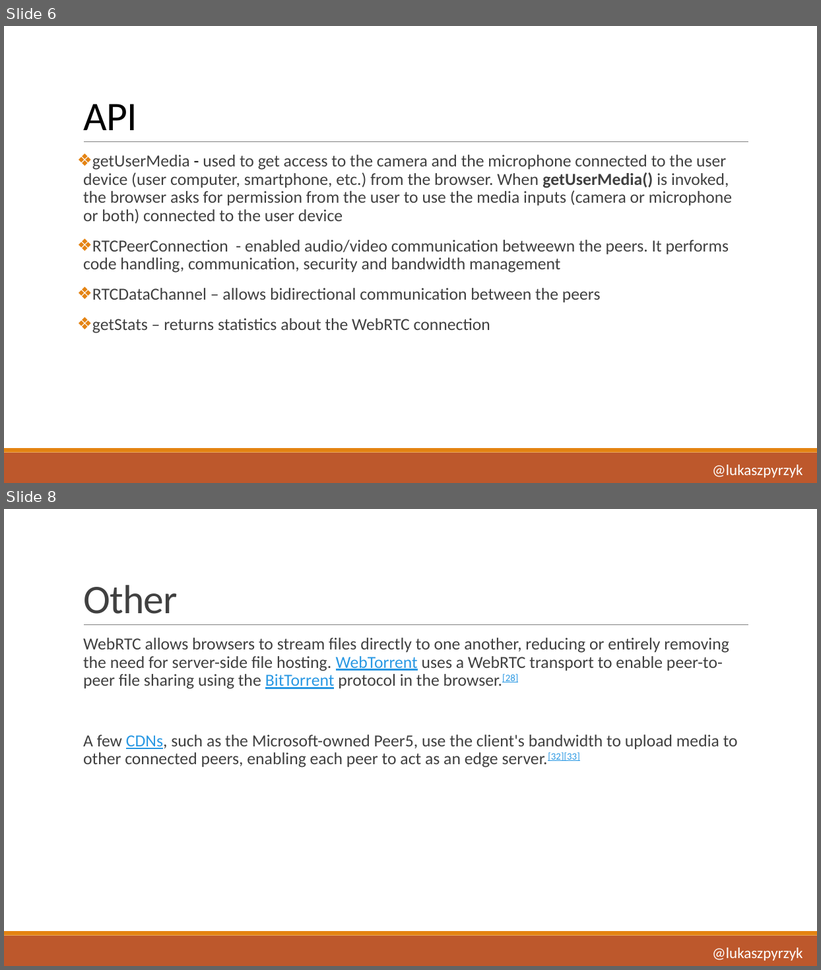
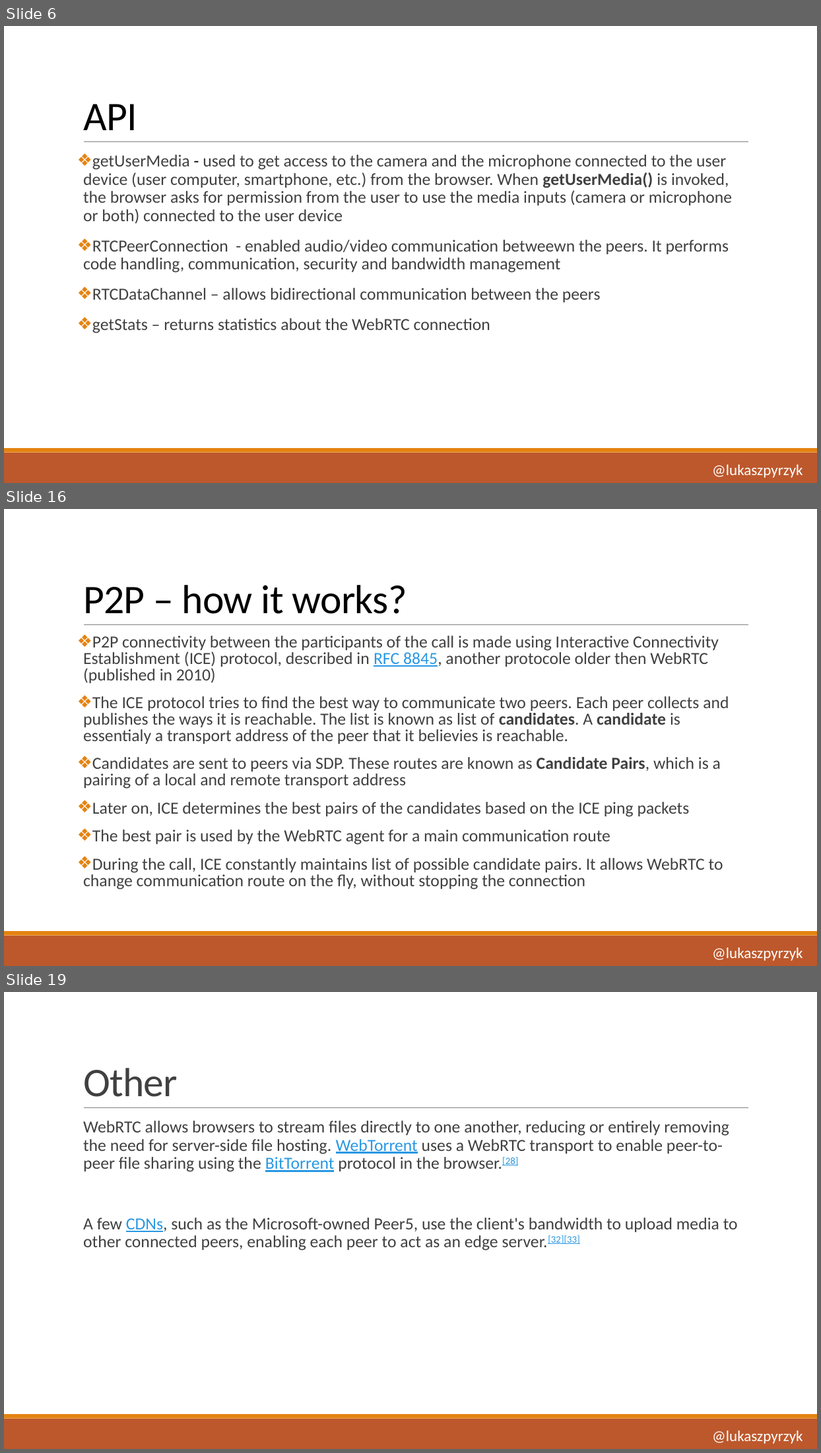
Before and after one commit to lukasz-pyrzyk/webrtc-dotnet, a slide deck: WebRTC with.pptx. Shown one above the other, each under a label of ours: slides 6 and 8 before the commit, slides 6, 16 and 19 after it; the slides between them are not shown. The pictures are 821x970 and 821x1453 pixels, drawn with LibreOffice and Linux fonts; fonts in the diff are those of the drawing. Boxes give left, top, right and bottom in pixels: in the first picture for what was removed or moved away, otherwise in the second. Text is boxed around its words. In the diff, an @@ line names an element or a change of style, - is before the commit and + after.

```diff
--- a/WebRTC with.pptx
+++ b/WebRTC with.pptx
@@ slide 16 added at [4,509,817,966], background #FFFFFF; not listed: 3 template elements that a slide beside it also shows @@
@@ title added at [83,585,407,614], 48 pt, text #000000 @@
+P2P – how it works?
@@ text added at [83,636,729,890], 20 pt, text #404040 @@
+❖ P2P connectivity between the participants of the call is made using Interactive Connectivity Establishment (ICE) protocol, described in RFC 8845, another protocole older then WebRTC (published in 2010)
+❖ The ICE protocol tries to find the best way to communicate two peers. Each peer collects and publishes the ways it is reachable. The list is known as list of candidates. A candidate is essentialy a transport address of the peer that it believies is reachable.
+❖ Candidates are sent to peers via SDP. These routes are known as Candidate Pairs, which is a pairing of a local and remote transport address
+❖ Later on, ICE determines the best pairs of the candidates based on the ICE ping packets
+❖ The best pair is used by the WebRTC agent for a main communication route
+❖ During the call, ICE constantly maintains list of possible candidate pairs. It allows WebRTC to change communication route on the fly, without stopping the connection
@@ text added at [712,948,803,961], 18 pt, text #FFFFFF @@
+@lukaszpyrzyk
@@ what was slide 8 is now slide 19 @@
```
Also in this commit, not shown: 1 slide changed, 11 other slides added.
